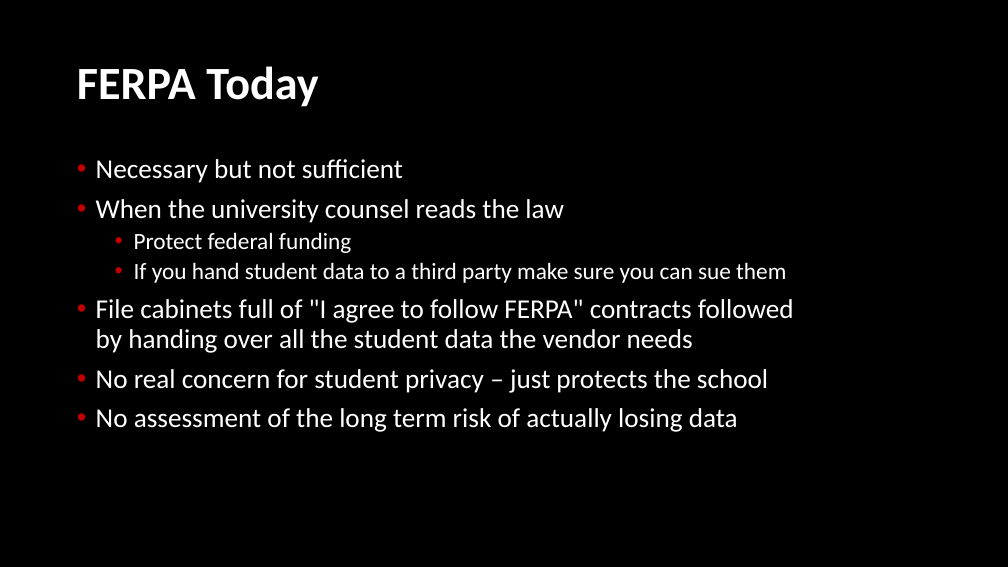
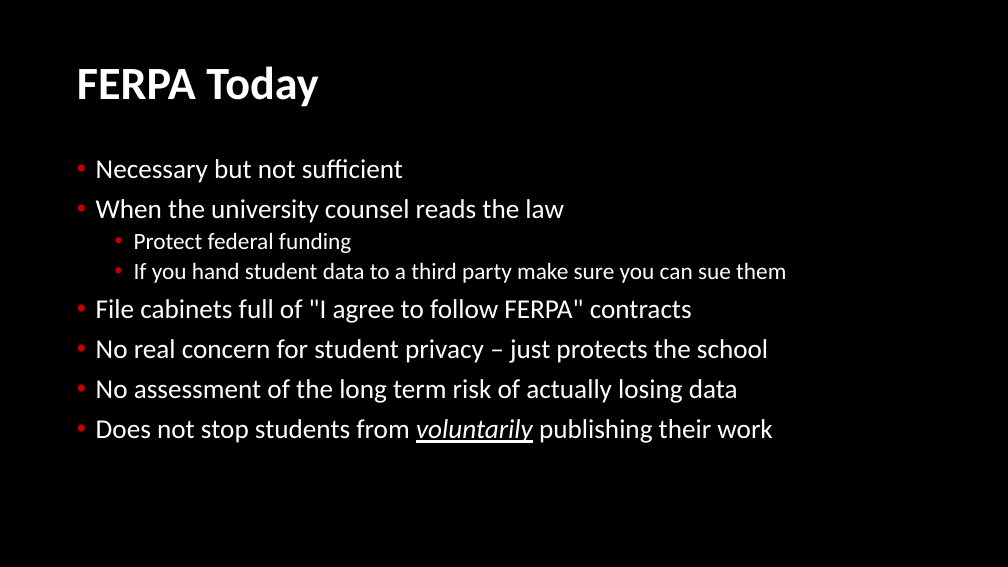
Before and after one commit to LearnerPrivacy/LearnerPrivacy.github.io, a slide deck: slide 10 of lectures/002-FERPA.pptx. Drawn at 1008x567 pixels with LibreOffice and Linux fonts; fonts in the diff are those of the drawing; background and template pictures are left out. Boxes give left, top, right and bottom in pixels: in the first picture for what was removed or moved away, otherwise in the second. Text is boxed around its words. In the diff, an @@ line names an element or a change of style, - is before the commit and + after.

```diff
--- a/lectures/002-FERPA.pptx
+++ b/lectures/002-FERPA.pptx
@@ text at [96,299,692,323]: text changed @@
-• File cabinets full of "I agree to follow FERPA" contracts followed by handing over all the student data the vendor needs
+• File cabinets full of "I agree to follow FERPA" contracts
@@ text at [96,419,772,443]: paragraph added @@
+• Does not stop students from voluntarily publishing their work
```
Also in this commit, not shown: 1 other slide changed, 30 other files.
